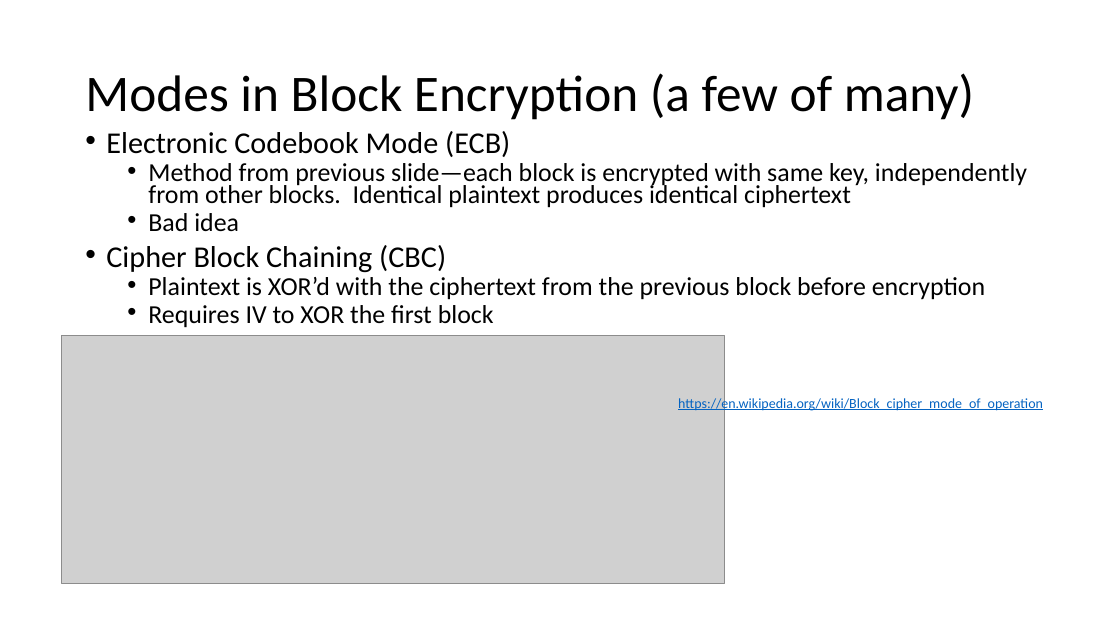
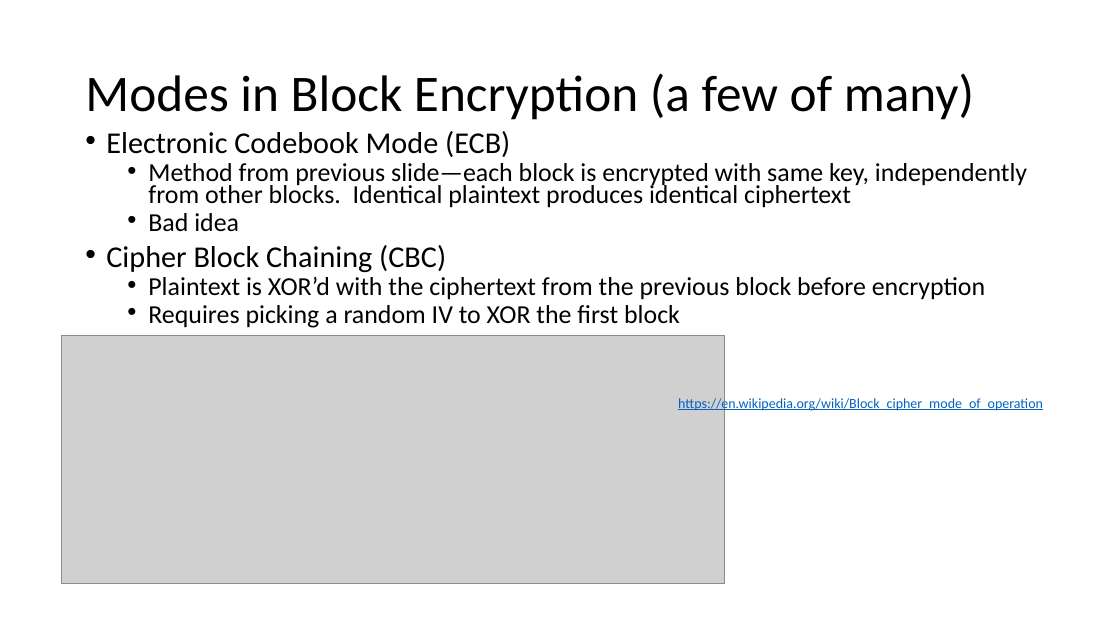
Before and after one commit to john-r2/CyberSec-Modules, a slide deck: slide 10 of 5.Crypto/less math slides/Cryptology3-Symmetric-Encryption.pptx. Drawn at 1120x630 pixels with LibreOffice and Linux fonts; fonts in the diff are those of the drawing; grey boxes stand for pictures. Boxes give left, top, right and bottom in pixels: in the first picture for what was removed or moved away, otherwise in the second. Text is boxed around its words. In the diff, an @@ line names an element or a change of style, - is before the commit and + after.

```diff
--- a/5.Crypto/less math slides/Cryptology3-Symmetric-Encryption.pptx
+++ b/5.Crypto/less math slides/Cryptology3-Symmetric-Encryption.pptx
@@ text at bbox=[148, 305, 680, 328]: text changed @@
-  • Requires IV to XOR the first block
+  • Requires picking a random IV to XOR the first block
```
Also in this commit, not shown: 51 other files.
